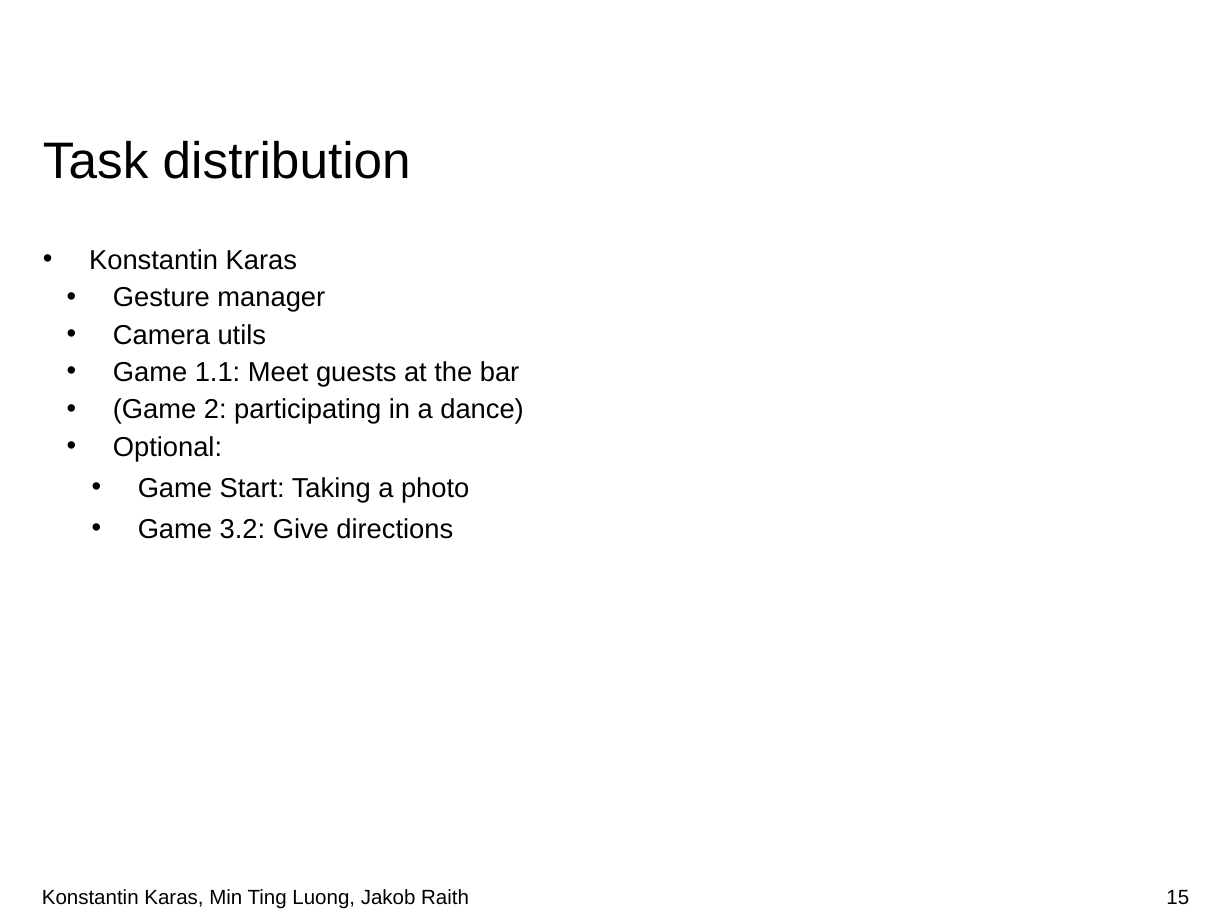
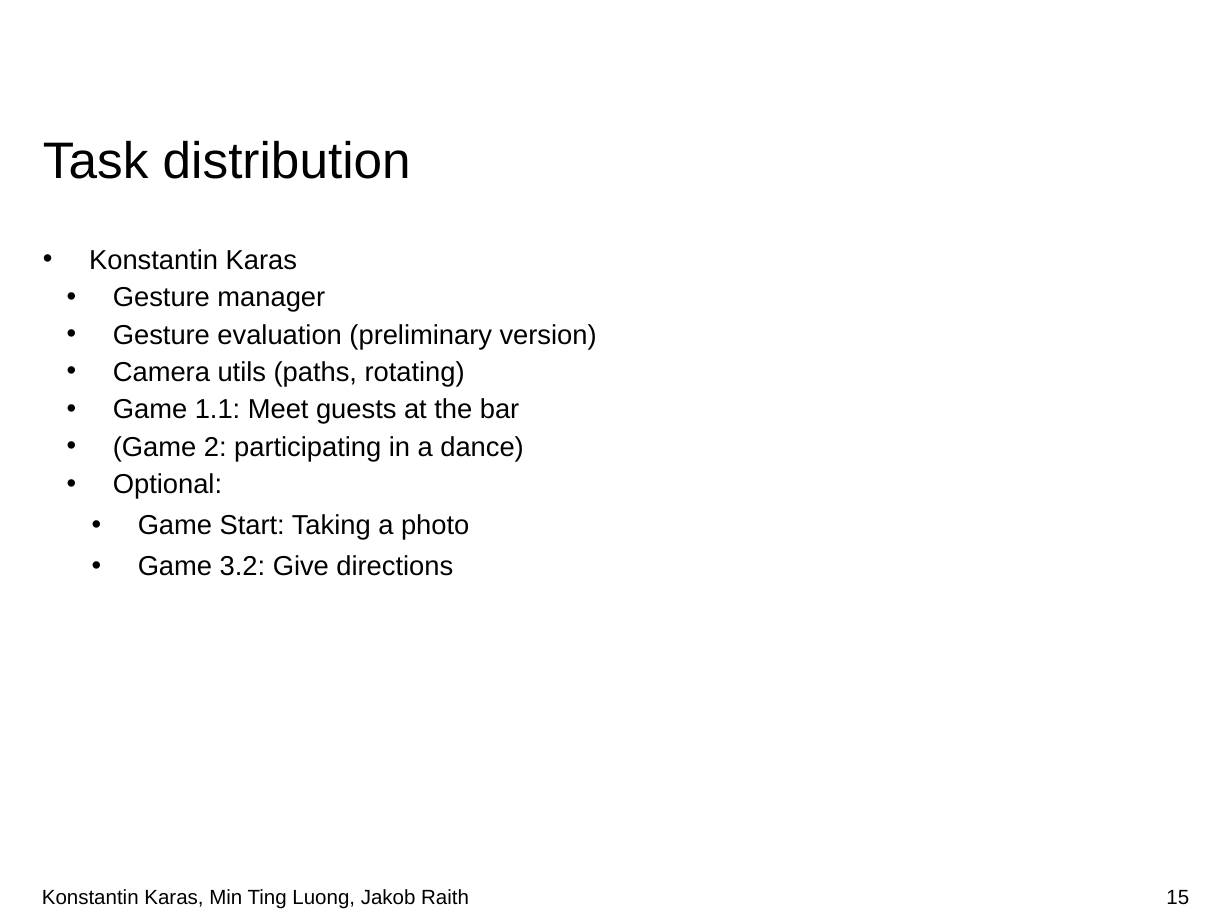
Before and after one commit to doingitraith/TaViS2019, a slide deck: slide 15 of Documents/Kickoff.pptx. Drawn at 1232x924 pixels with LibreOffice and Linux fonts; fonts in the diff are those of the drawing; background and template pictures are left out. Boxes give left, top, right and bottom in pixels: in the first picture for what was removed or moved away, otherwise in the second. Text is boxed around its words. In the diff, an @@ line names an element or a change of style, - is before the commit and + after.

Commit message:
slight slides adjustment

```diff
--- a/Documents/Kickoff.pptx
+++ b/Documents/Kickoff.pptx
@@ text at box(113, 324, 597, 387): text changed @@
-  • Camera utils
+  • Gesture evaluation (preliminary version)
+  • Camera utils (paths, rotating)
```
